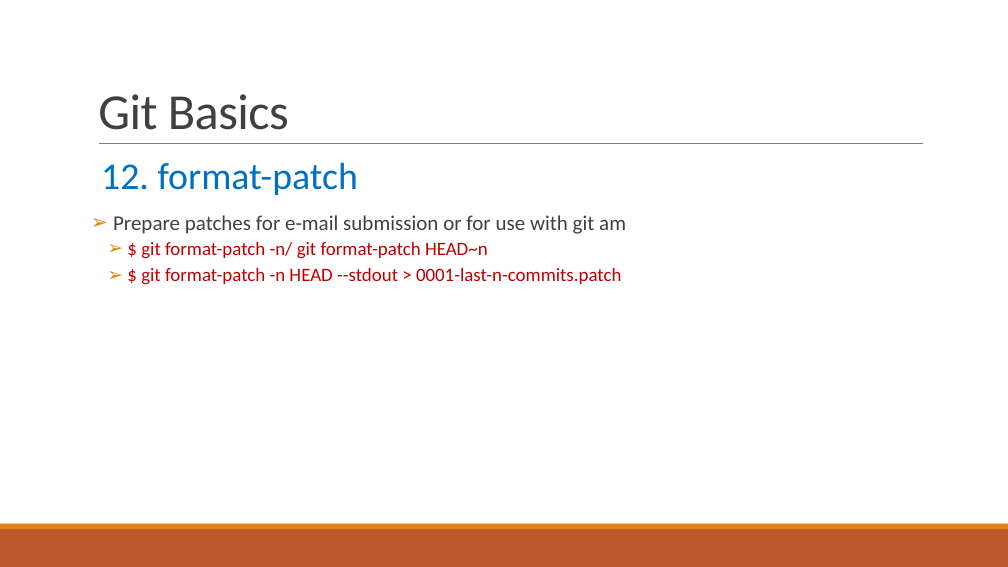
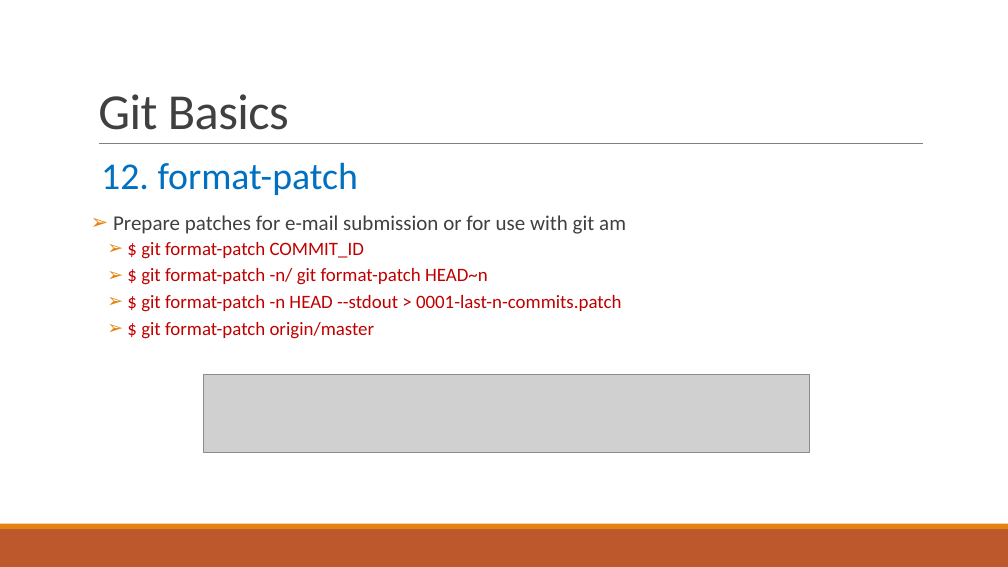
Before and after one commit to huyendinhkhanh/tim_hieu, a slide deck: slide 14 of Git.pptx. Drawn at 1008x567 pixels with LibreOffice and Linux fonts; fonts in the diff are those of the drawing; grey boxes stand for pictures. Boxes give left, top, right and bottom in pixels: in the first picture for what was removed or moved away, otherwise in the second. Text is boxed around its words. In the diff, an @@ line names an element or a change of style, - is before the commit and + after.

Commit message:
update Git.pptx - insert pictures

```diff
--- a/Git.pptx
+++ b/Git.pptx
@@ text at bbox=[141, 242, 364, 259]: paragraph added @@
+  ➢ $ git format-patch COMMIT_ID
@@ text at bbox=[141, 322, 375, 339]: paragraph added @@
+  ➢ $ git format-patch origin/master
@@ picture added at bbox=[203, 374, 810, 453] @@
```
Also in this commit, not shown: 13 other slides changed.
